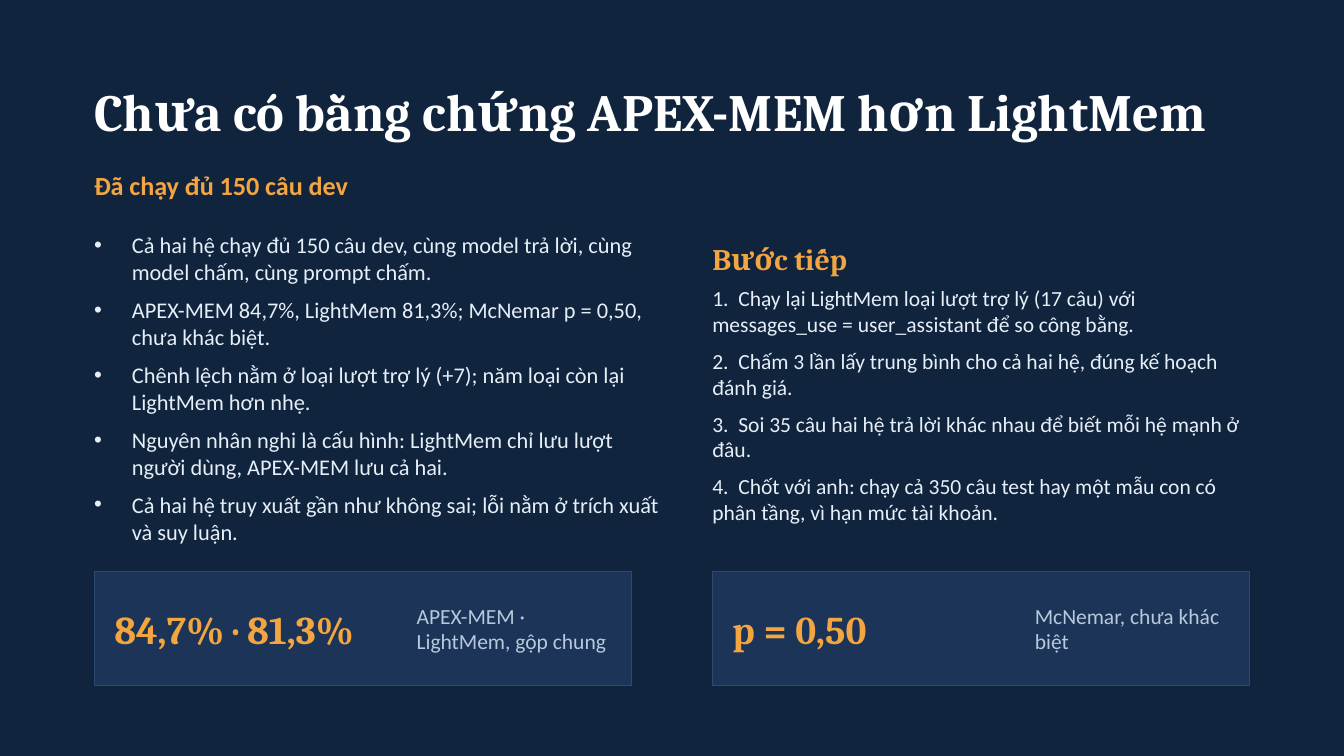
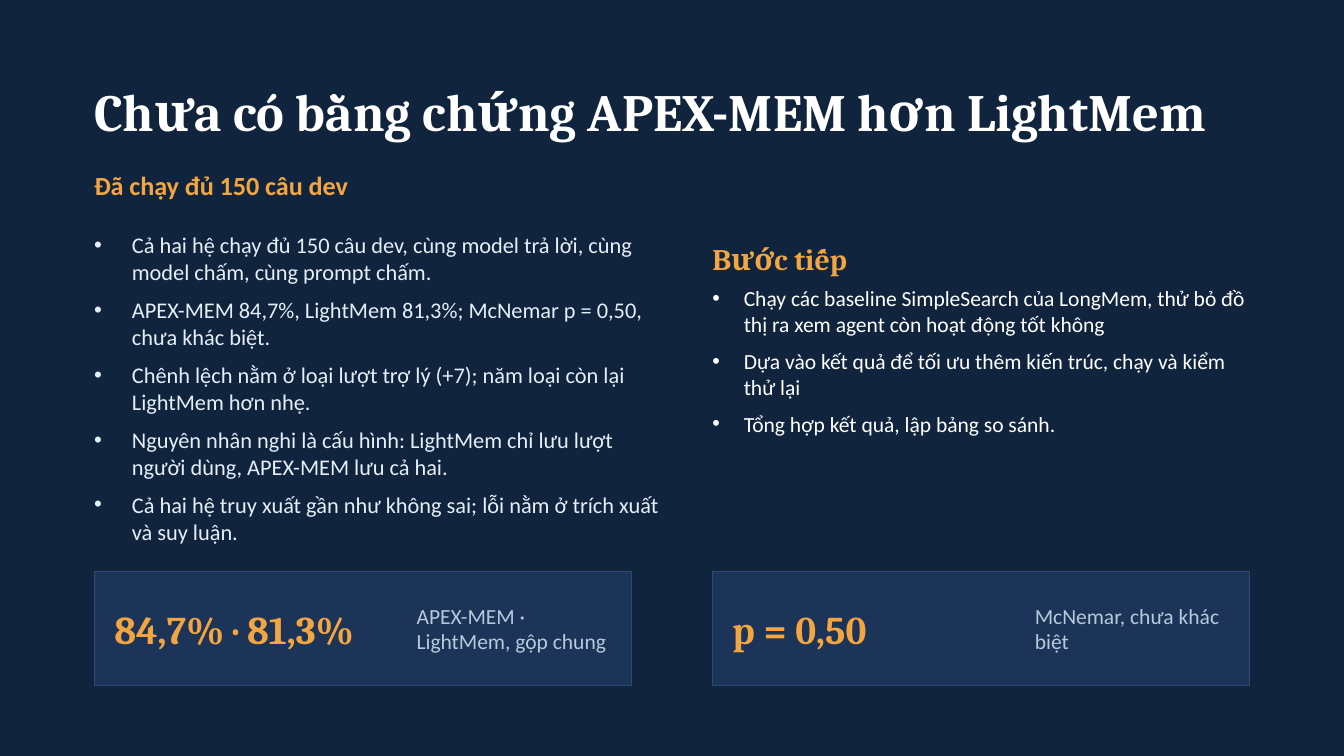
Before and after one commit to Phongdzfk/Samsung-Agent, a slide deck: slide 28 of Tuan 4/bao-cao-tuan4-tong-hop-apexmem-lightmem.pptx. Drawn at 1344x756 pixels with LibreOffice and Linux fonts; fonts in the diff are those of the drawing. Boxes give left, top, right and bottom in pixels: in the first picture for what was removed or moved away, otherwise in the second. Text is boxed around its words. In the diff, an @@ line names an element or a change of style, - is before the commit and + after.

Commit message:
update simplesearch n slide

```diff
--- a/Tuan 4/bao-cao-tuan4-tong-hop-apexmem-lightmem.pptx
+++ b/Tuan 4/bao-cao-tuan4-tong-hop-apexmem-lightmem.pptx
@@ text at (x1=744, y1=290, x2=1244, y2=436): text changed; text colour #E6EEF7 to #FFFFFF @@
-1. Chạy lại LightMem loại lượt trợ lý (17 câu) với messages_use = user_assistant để so công bằng.
-2. Chấm 3 lần lấy trung bình cho cả hai hệ, đúng kế hoạch đánh giá.
-3. Soi 35 câu hai hệ trả lời khác nhau để biết mỗi hệ mạnh ở đâu.
-4. Chốt với anh: chạy cả 350 câu test hay một mẫu con có phân tầng, vì hạn mức tài khoản.
+• Chạy các baseline SimpleSearch của LongMem, thử bỏ đồ thị ra xem agent còn hoạt động tốt không
+• Dựa vào kết quả để tối ưu thêm kiến trúc, chạy và kiểm thử lại
+• Tổng hợp kết quả, lập bảng so sánh.
```
Also in this commit, not shown: 16 other slides changed, 10 other files.
